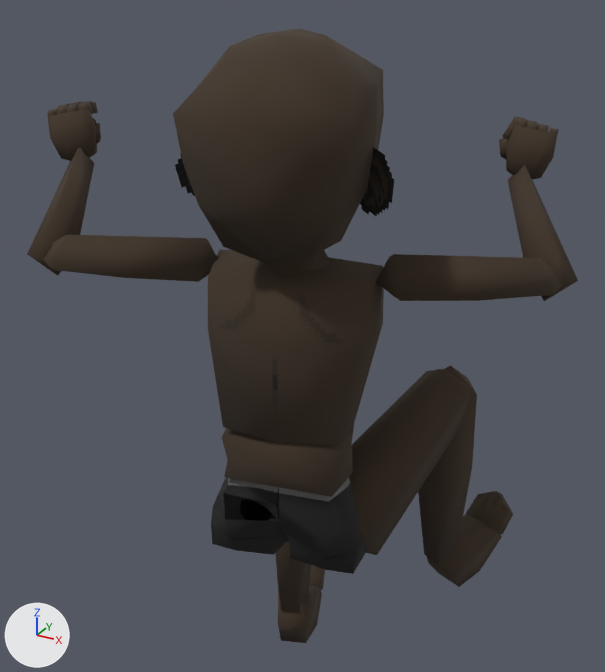
The glTF model _GLTF/-Actors/Player.gltf as it was, and as the next commit left it.
Both versions are drawn from a 50 mm camera at (0.622, -1.159, 1.777) aimed at (-0.102, 0.158, 1.118). Lighting does not change. The marker at lower left points along +X, +Y and +Z. The picture after the commit comes second. Both versions are drawn at frame 0 of the action 'aHang-loop'; the numbers are the values there. Vertices at exactly the same position are counted once.

Objects in the first picture: 'Foot.R', 'Hand.R', 'Head', 'Hips', 'LowerArm.L', 'LowerArm.R', 'LowerLeg.R', 'MidTorso', 'Torso', 'UpperArm.L', 'UpperArm.R', 'UpperLeg.R' and 20 more.
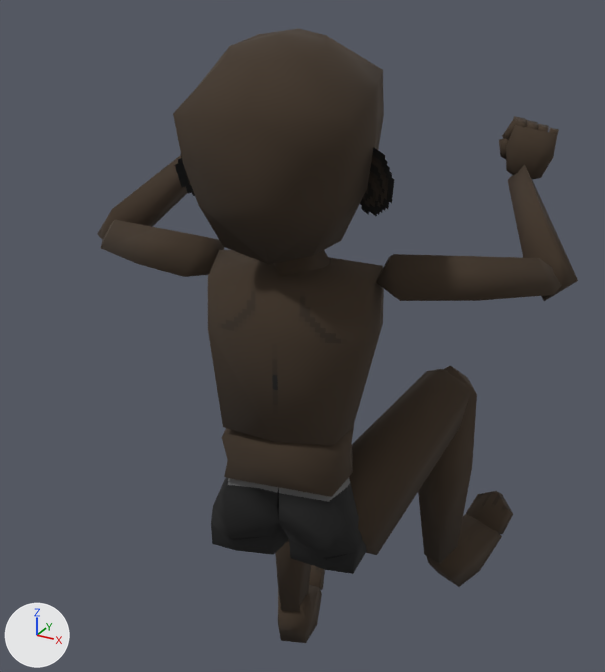
ob_bupperarm_l is not drawn itself; it is the parent of ob_blowerarm_l, ob_upperarm_l.

Pixel boxes [x1, y1, x2, y2] of what changed, in the pictures (605 x 672 px; the box of a moved part takes in the faces that stretch with it):
'UpperArm.L', turned
    before: [43, 235, 218, 282]
    after: [101, 220, 224, 277]
'LowerArm.L', turned
    before: [27, 147, 94, 276]
    after: [97, 155, 187, 240]
'Hand.L', turned (not visible afterwards)
    before: [47, 109, 97, 161]
'Index.L', turned (not visible afterwards)
    before: [77, 101, 93, 114]
'Middle.L', turned (not visible afterwards)
    before: [66, 102, 79, 112]
'Ring.L', turned (not visible afterwards)
    before: [56, 104, 68, 114]
'Thumb.L', turned (not visible afterwards)
    before: [95, 123, 101, 143]
'IndexTip.L', turned (not visible afterwards)
    before: [91, 101, 98, 114]
'Pinky.L', turned (not visible afterwards)
    before: [47, 109, 57, 116]
part 1 of me_mesh_47, moved or reshaped
    both: [224, 493, 279, 521]

Edits to the bpy script that builds the scene:
```text
Change me_mesh_47:
    where me_mesh_47.from_pydata(...)  # 58 vertices, 114 faces; spans x -0.139..0.139, y -0.073..0.103, z -0.114..0.104
    used by ob_hips; parent = ob_bhips; location = (0.0000819, -0.0272, -0.0352)
    verts and faces of me_mesh_47; kept vertices keep their numbers, new ones are numbered from 58
    before: 18 (-0.09, -0.073, 0.016) at pixel (225, 519), 19 (-0.095, -0.061, 0.062) at pixel (223, 492), 21 (0.0, -0.051, 0.016) at pixel (278, 521), 22 (-0.002, -0.051, 0.051) at pixel (276, 504)
    me_mesh_47 part 1
    add delete_faces([(19, 22, 21), (18, 19, 21)])
    add faces += [(19, 21, 22), (18, 21, 19)]
Change ob_bupperarm_l:
    ob_bupperarm_l.rotation_euler: (2.086, 0.0, 0.349) -> (2.086, 0.0, -0.349)  # degrees (120, 0, 20) -> degrees (120, 0, -20)
```
